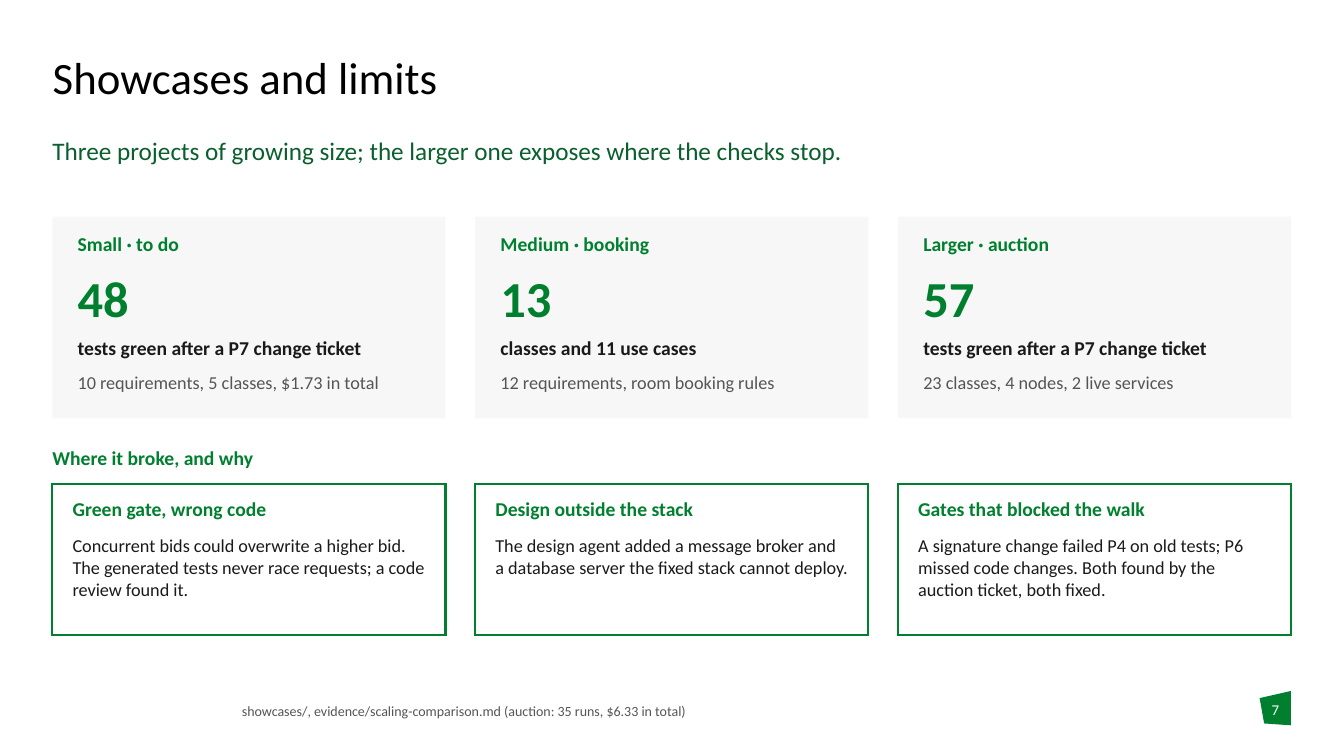
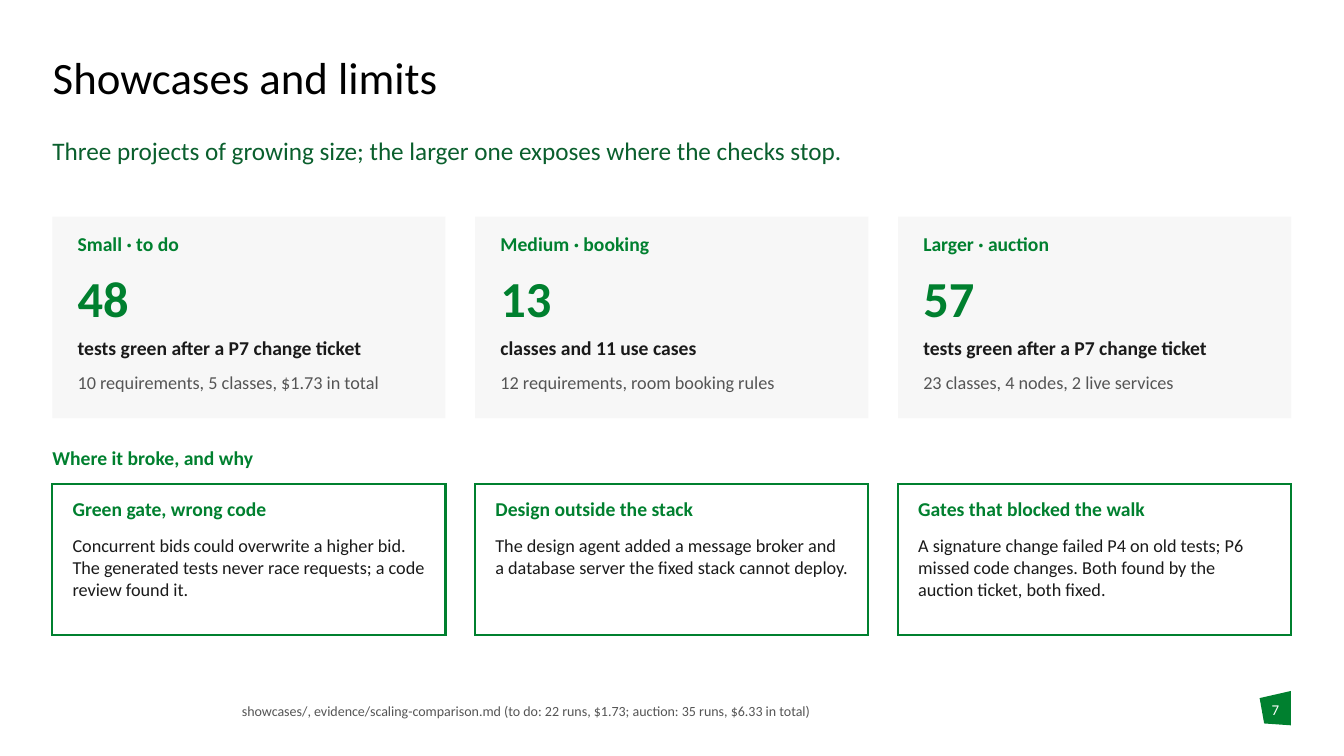
Before and after one commit to Benjam1nP/AISE, a slide deck: slide 7 of presentation/AISE-presentation.pptx. Drawn at 1344x756 pixels with LibreOffice and Linux fonts; fonts in the diff are those of the drawing; background and template pictures are left out. Boxes give left, top, right and bottom in pixels: in the first picture for what was removed or moved away, otherwise in the second. Text is boxed around its words. In the diff, an @@ line names an element or a change of style, - is before the commit and + after.

```diff
--- a/presentation/AISE-presentation.pptx
+++ b/presentation/AISE-presentation.pptx
@@ text at bbox=[242, 706, 810, 719]: text changed @@
-showcases/, evidence/scaling-comparison.md (auction: 35 runs, $6.33 in total)
+showcases/, evidence/scaling-comparison.md (to do: 22 runs, $1.73; auction: 35 runs, $6.33 in total)
```
Also in this commit, not shown: 1 other slide changed, 1 other file.
